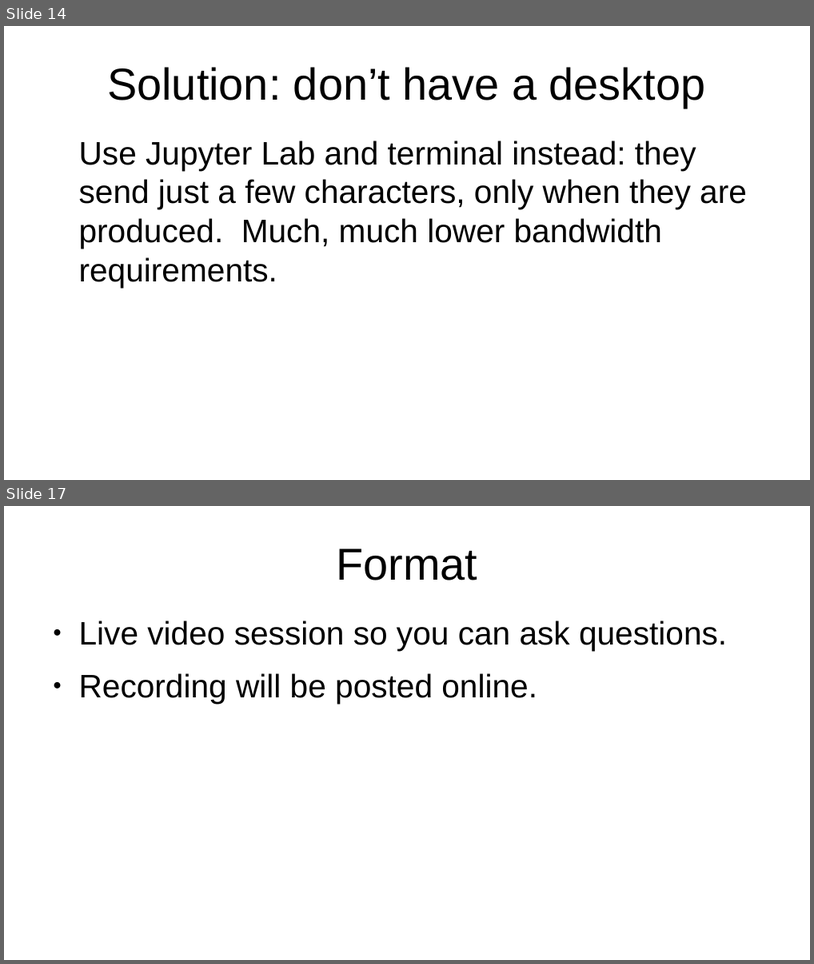
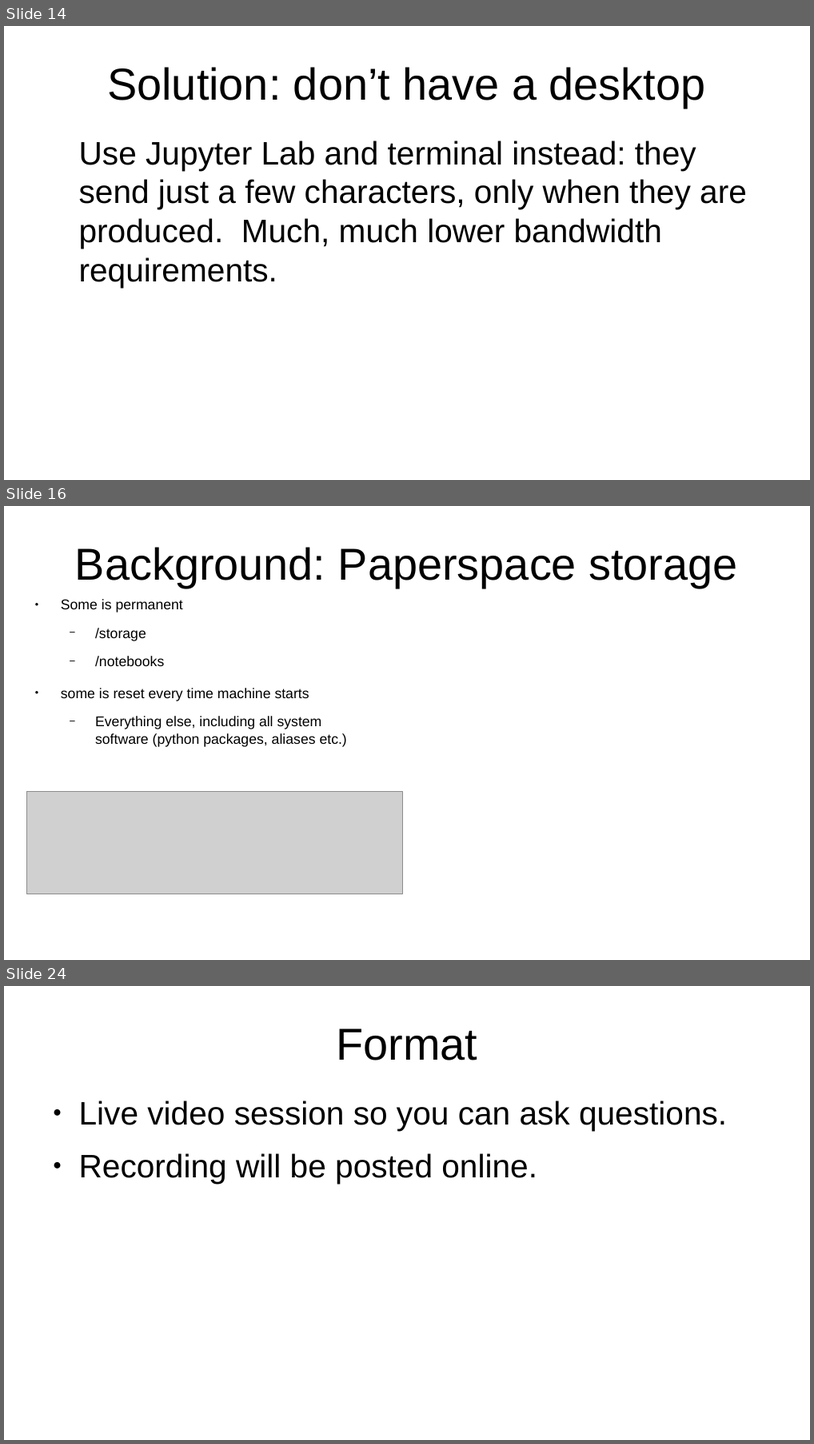
Before and after one commit to kperkins411/PCSE_595, a slide deck: content/Setting_up_cloud_machine.odp. Shown one above the other, each under a label of ours: slides 14 and 17 before the commit, slides 14, 16 and 24 after it; the slides between them are not shown. The pictures are 814x964 and 814x1444 pixels, drawn with LibreOffice and Linux fonts; fonts in the diff are those of the drawing; grey boxes stand for pictures. Boxes give left, top, right and bottom in pixels: in the first picture for what was removed or moved away, otherwise in the second. Text is boxed around its words. In the diff, an @@ line names an element or a change of style, - is before the commit and + after.

```diff
--- a/content/Setting_up_cloud_machine.odp
+++ b/content/Setting_up_cloud_machine.odp
@@ slide 16 added at [4,506,810,960], background #FFFFFF @@
@@ title added at [75,547,738,588], 44 pt, text #000000 @@
+Background: Paperspace storage
@@ text added at [61,599,347,747], 13.9 pt, text #000000 @@
+● Some is permanent
+  − /storage
+  − /notebooks
+● some is reset every time machine starts
+  − Everything else, including all system software (python packages, aliases etc.)
@@ picture added at [26,792,403,894] @@
@@ what was slide 17 is now slide 24 @@
```
Also in this commit, not shown: 4 slides changed, 6 other slides added, 2 other files.
